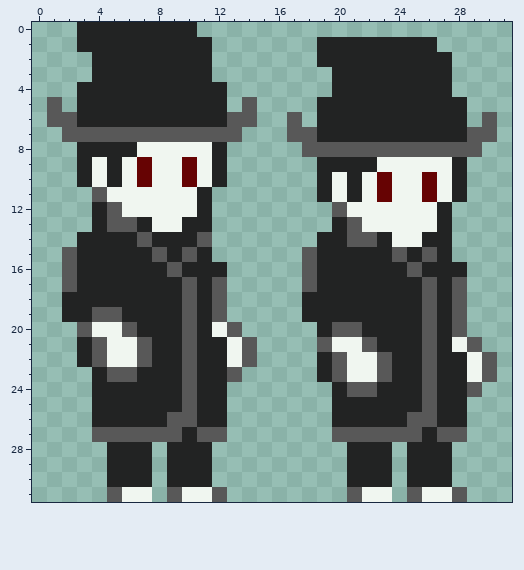
Pixel-art sprite, stored at art/scholar-Sheet.png. Above: the version before the commit.
The file is 32x32 pixels.
After:
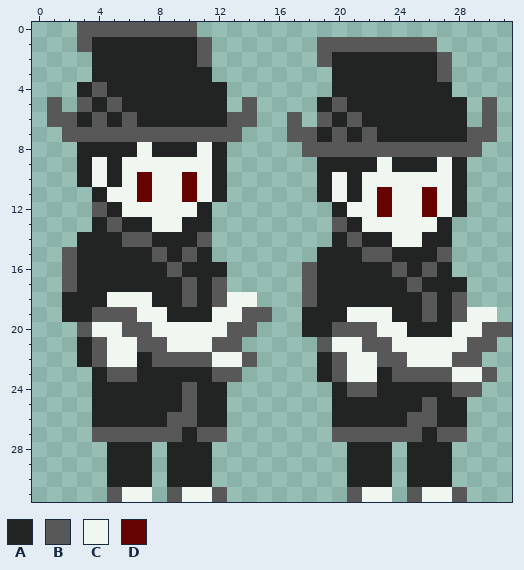
Palette (. is transparent): A #222323  B #585858  C #f0f6f0  D #660303
Diff:
@@ x 0..31 @@
- 0 ...AAAAAAAA.....................
- 1 ...AAAAAAAAA.......AAAAAAAA.....
- 2 ....AAAAAAAA.......AAAAAAAAA....
- 3 ....AAAAAAAA........AAAAAAAA....
- 4 ...AAAAAAAAAA.......AAAAAAAA....
- 5 .B.AAAAAAAAAA.B....AAAAAAAAAA...
- 6 .BBAAAAAAAAAABB..B.AAAAAAAAAA.B.
- 7 ..BBBBBBBBBBBB...BBAAAAAAAAAABB.
- 8 ...AAAACCCCCA.....BBBBBBBBBBBB..
- 9 ...ACACDCCDCA......AAAACCCCCA...
-10 ...ACACDCCDCA......ACACDCCDCA...
-11 ....BCCCCCCA.......ACACDCCDCA...
-12 ....ABCCCCCA........BCCCCCCA....
-13 ....ABBACCAA........ABCCCCCA....
-14 ...AAAABAAAB.......AABBACCAA....
-15 ..BAAAAABABA......BAAAAABABA....
-16 ..BAAAAAABAAA.....BAAAAAABAAA...
-17 ..BAAAAAAABAB.....BAAAAAAABAB...
-18 ..AAAAAAAABAB.....AAAAAAAABAB...
-19 ..AABBAAAABAB.....AAAAAAAABAB...
-20 ...BCCBAAABACB.....ABBAAAABAB...
-21 ...ABCCBAABAACB....BCCBAAABACB..
-22 ...ABCCBAABAACB....ABCCBAABAACB.
-23 ....ABBAAABAAB.....ABCCBAABAACB.
-24 ....AAAAAABAA.......ABBAAABAAB..
+ 0 ...BBBBBBBB.....................
+ 1 ...BAAAAAAAB.......BBBBBBBB.....
+ 2 ....AAAAAAAB.......BAAAAAAAB....
+ 3 ....AAAAAAAA........AAAAAAAB....
+ 4 ...ABAAAAAAAA.......AAAAAAAA....
+ 5 .B.BABAAAAAAA.B....ABAAAAAAAA.B.
+ 6 .BBABABAAAAAABB..B.BABAAAAAAA.B.
+ 7 ..BBBBBBBBBBBB...BBABABAAAAAABB.
+ 8 ...AAAACAAACA.....BBBBBBBBBBBB..
+ 9 ...ACACCCCCCA......AAAACAAACA...
+10 ...ACACDCCDCA......ACACCCCCCA...
+11 ....ACCDCCDCA......ACACDCCDCA...
+12 ....BACCCCCA........ACCDCCDCA...
+13 ....ABAACCAA........BACCCCCA....
+14 ...AAABBAAAB........ABAACCAA....
+15 ..BAAAAABABA.......AAABBAAAB....
+16 ..BAAAAAABAAA.....BAAAAABABA....
+17 ..BAAAAAAABAB.....BAAAAAABAAA...
+18 ..AAACCCAABABCC...BAAAAAAABAB...
+19 ..AABBBCCAAACCBB..AAACCCAABABCC.
+20 ...BCCBBCCCCCBB...AABBBCCAAACCBB
+21 ...ABCCBBCCCBB.....BCCBBCCCCCBB.
+22 ...ABCCABBBBCCB....ABCCBBCCCBB..
+23 ....ABBAAAAABB.....ABCCABBBBCCB.
+24 ....AAAAAABAA.......ABBAAAAABB..
 25 ....AAAAAABAA.......AAAAAABAA...
Where, in picture pixels (left, top, right, bottom), the same in both pictures:
changed: (77, 22, 512, 397)
